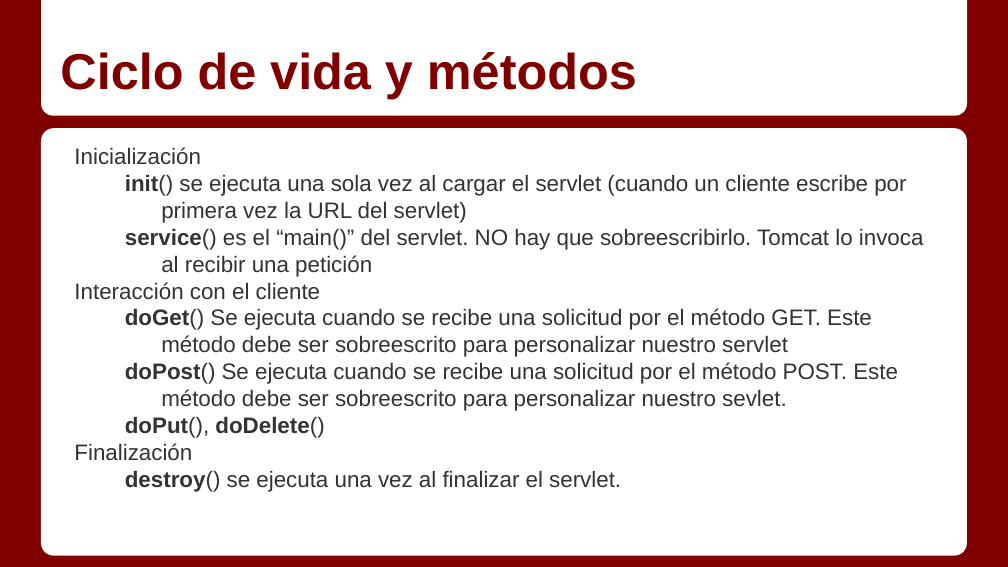
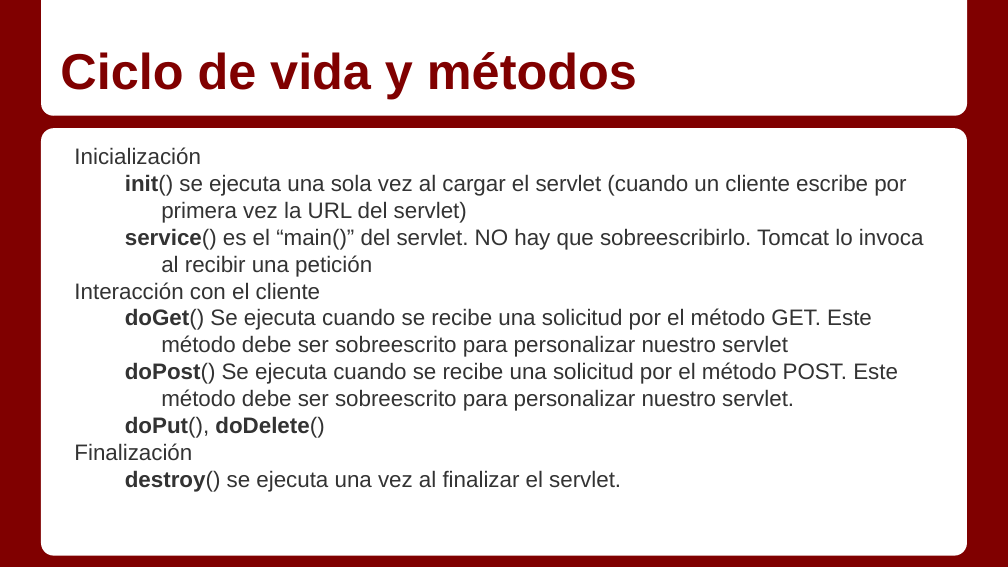
Before and after one commit to Gmuela/Apuntes, a slide deck: slide 4 of Servidor/Temas/1_9 - DWES Trabajando con Servlets.pptx. Drawn at 1008x567 pixels with LibreOffice and Linux fonts; fonts in the diff are those of the drawing. Boxes give left, top, right and bottom in pixels: in the first picture for what was removed or moved away, otherwise in the second. Text is boxed around its words. In the diff, an @@ line names an element or a change of style, - is before the commit and + after.

```diff
--- a/Servidor/Temas/1_9 - DWES Trabajando con Servlets.pptx
+++ b/Servidor/Temas/1_9 - DWES Trabajando con Servlets.pptx
@@ text at [125, 362, 898, 411]: text changed @@
-  doPost() Se ejecuta cuando se recibe una solicitud por el método POST. Este método debe ser sobreescrito para personalizar nuestro sevlet.
+  doPost() Se ejecuta cuando se recibe una solicitud por el método POST. Este método debe ser sobreescrito para personalizar nuestro servlet.
```
Also in this commit, not shown: 1 other slide changed, 1 slide added, 2 other files.
